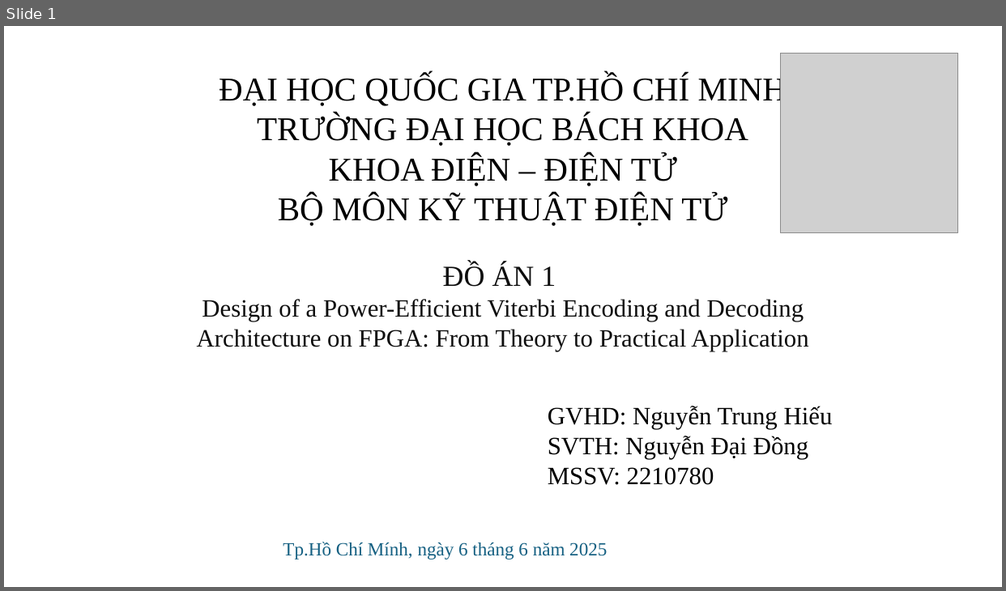
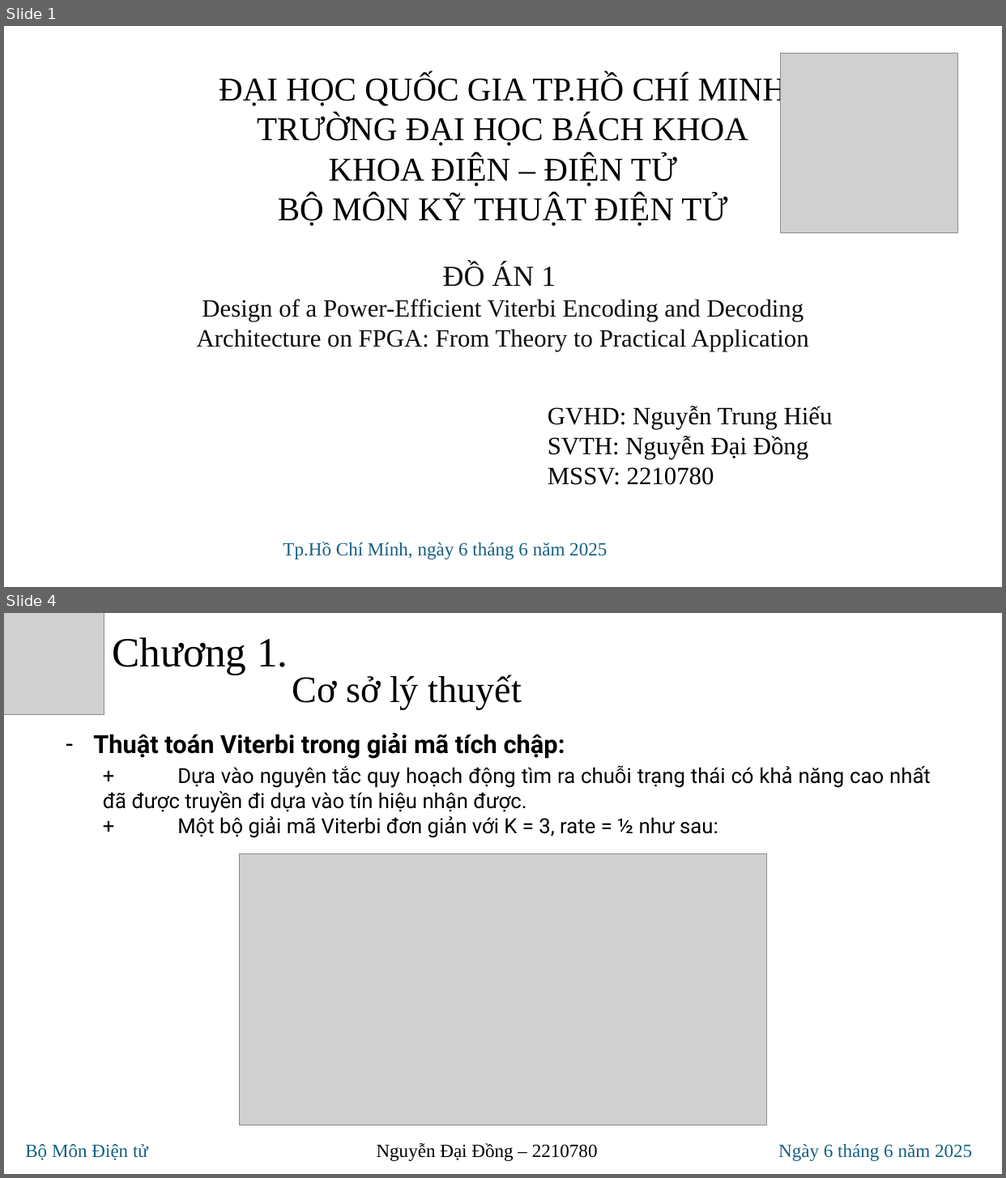
Before and after one commit to Noname-29-lnin/Viterbi_decoder, a slide deck: 20_doc/ppt/NguyenDaiDong-2210780.pptx. Shown one above the other, each under a label of ours: slide 1 before the commit, slides 1 and 4 after it; the slides between them are not shown. The pictures are 1006x591 and 1006x1178 pixels, drawn with LibreOffice and Linux fonts; fonts in the diff are those of the drawing; grey boxes stand for pictures. Boxes give left, top, right and bottom in pixels: in the first picture for what was removed or moved away, otherwise in the second. Text is boxed around its words. In the diff, an @@ line names an element or a change of style, - is before the commit and + after.

```diff
--- a/20_doc/ppt/NguyenDaiDong-2210780.pptx
+++ b/20_doc/ppt/NguyenDaiDong-2210780.pptx
@@ slide 4 added at [4, 613, 1002, 1174], background #FFFFFF @@
@@ picture added at [4, 613, 104, 715] @@
@@ text added at [113, 637, 288, 675], 40 pt, text #000000 @@
+Chương 1.
@@ text added at [292, 675, 521, 710], 36 pt, text #000000 @@
+Cơ sở lý thuyết
@@ text added at [93, 733, 931, 838], 20 pt, text #000000 @@
+– Thuật toán Viterbi trong giải mã tích chập:
+  + Dựa vào nguyên tắc quy hoạch động tìm ra chuỗi trạng thái có khả năng cao nhất đã được truyền đi dựa vào tín hiệu nhận được.
+  + Một bộ giải mã Viterbi đơn giản với K = 3, rate = ½ như sau:
@@ picture added at [239, 854, 767, 1126] @@
@@ text added at [25, 1144, 972, 1161], 18 pt, text #156082 @@
+Bộ Môn Điện tử Nguyễn Đại Đồng – 2210780 Ngày 6 tháng 6 năm 2025
```
Also in this commit, not shown: 5 slides changed, 6 other slides added, 16 other files.
